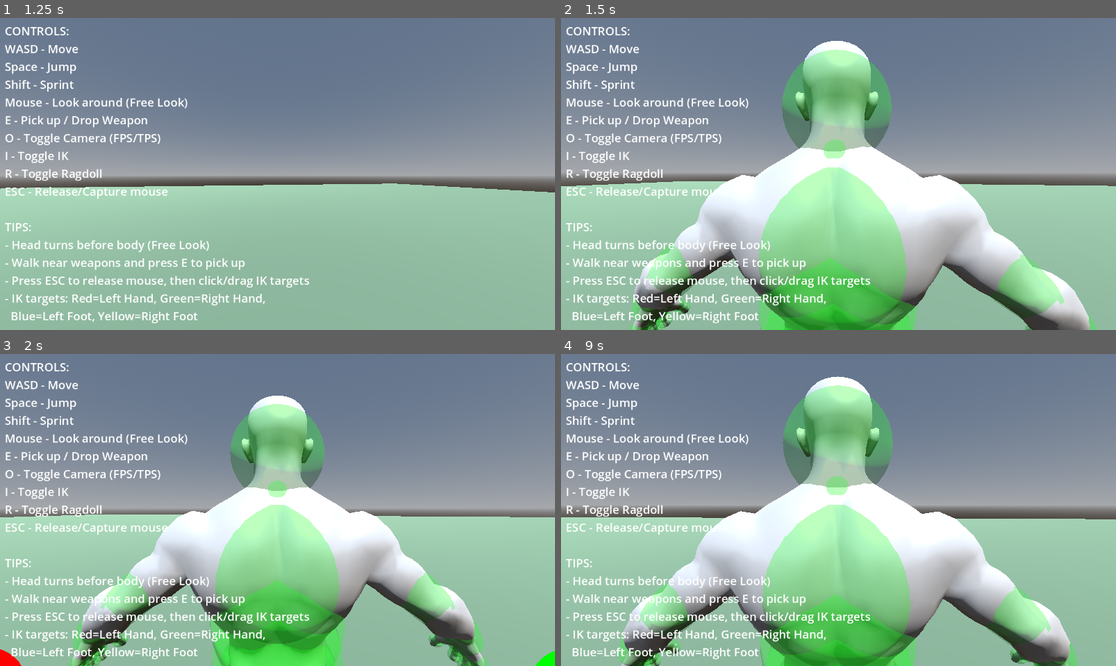
Above: before the commit, frames 1-4 (two rows, left to right).
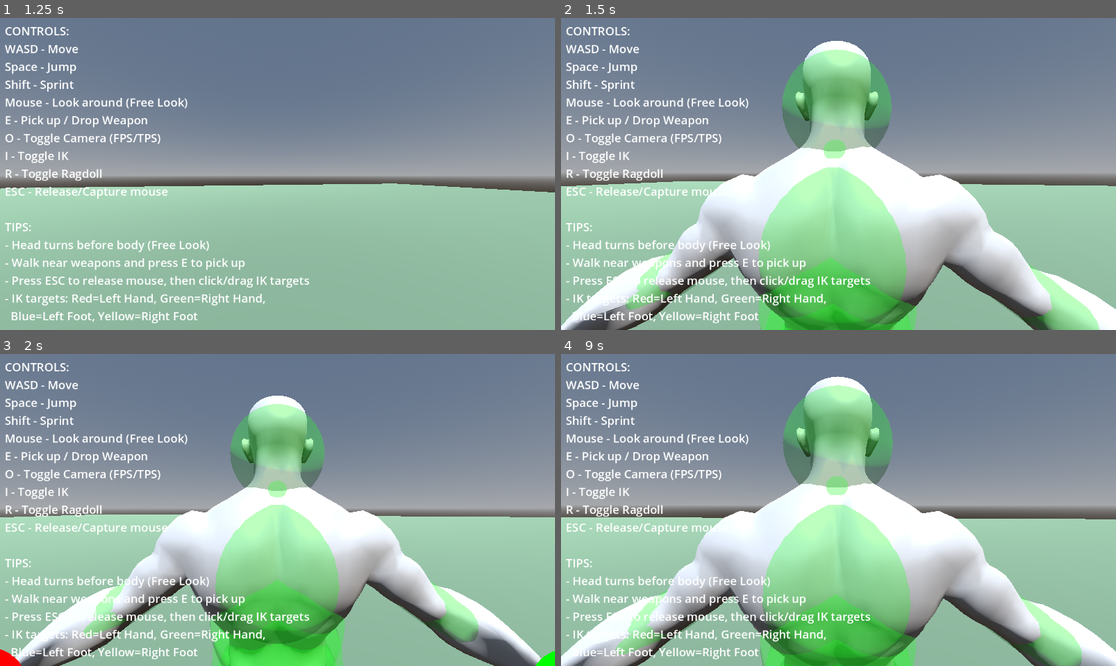
Above: after the commit, the same moments.

Repository: lmf-git/fpsikanimragdoll
Game: Godot game, scene res://world.tscn
Two runs of this game, one before a commit and one after it. Both use one fixed random seed, a clock stepped at 60 frames per second and the inputs below.
Inputs (mouse positions are in pixels of both pictures, inside the frame that each line leads up to):
- Up to frame 1 (1.25 s): tap Enter at 0.5 s; move the mouse to (305, 174) at 0.52 s; hold W (move_forward) from 0.53 s (still down); hold Shift (sprint) from 0.53 s (still down); click (305, 174) at 0.67 s; tap Space (jump) at 0.77 s
- Up to frame 2 (1.5 s): keep holding W (move_forward); move the mouse to (810, 174) at 1.27 s; release Shift (sprint) at 1.28 s; tap O (toggle_camera) at 1.35 s
- Up to frame 3 (2 s): keep holding W (move_forward); tap Space (jump) at 1.52 s
- Up to frame 4 (9 s): move the mouse to (849, 503) at 2.02 s; hold I (toggle_ik) 2.03-2.78 s; move the mouse to (832, 516) at 2.77 s; tap R (toggle_ragdoll) at 2.85 s; click (832, 516) at 2.92 s; tap Space (jump) at 3.02, 3.77, 4.52, 5.75, 6.02, 6.77, 7.52, 8 s; move the mouse to (877, 513) at 3.52 s; tap E at 3.6, 7.35 s; move the mouse to (794, 506) at 4.27 s; tap Shift (sprint) at 4.35 s; move the mouse to (844, 510) at 5.02 s; hold O (toggle_camera) 5.03-5.78 s; click (844, 510) at 5.17 s; move the mouse to (816, 503) at 5.77 s; release W (move_forward) at 5.78 s; hold D (move_right) 5.78-6.53 s; tap I (toggle_ik) at 5.85 s; tap Enter at 6.5 s; move the mouse to (866, 510) at 6.52 s; hold R (toggle_ragdoll) 6.53-7.28 s; hold W (move_forward) 6.53-8.78 s; move the mouse to (810, 510) at 7.27 s; click (810, 510) at 7.42 s; move the mouse to (849, 503) at 8.02 s; hold Shift (sprint) 8.03-8.78 s; move the mouse to (832, 516) at 8.77 s; hold A (move_left) from 8.78 s (still down); tap O (toggle_camera) at 8.85 s

Frame 1 is identical in both runs. In frame 2, 5.5% of the frame differs, in the area x 0-100%, y 43-100%; in frame 3, 6.0%, in the area x 2-98%, y 42-100%; in frame 4, 5.4%.

Commit message:
Fix IK system by creating nodes at runtime
The issue was that SkeletonIK3D nodes couldn't be added to the Skeleton3D
inside an instanced scene (character.gltf) via the .tscn file.

Solution:
- Removed SkeletonIK3D nodes from character.tscn
- Created new _create_ik_system() function in character_controller.gd
- IK nodes now created at runtime after skeleton is found
- Properly links to IK target Area3D nodes using set_target_node()

IK configuration (created for all 4 limbs):
- LeftHandIK: L_Shoulder -> L_Hand
- RightHandIK: R_Shoulder -> R_Hand
- LeftFootIK: L_Upper_Leg -> L_Foot
- RightFootIK: R_Upper_Leg -> R_Foot

All with interpolation: 0.5, max_iterations: 10

IK now properly affects skeleton when targets are dragged.

Diff:
--- a/character.tscn
+++ b/character.tscn
@@ -31,10 +31,6 @@
 body_rotation_speed = 8.0
 free_look_threshold = 45.0
 ik_enabled = true
-left_hand_ik = NodePath("Model/Skeleton3D/LeftHandIK")
-right_hand_ik = NodePath("Model/Skeleton3D/RightHandIK")
-left_foot_ik = NodePath("Model/Skeleton3D/LeftFootIK")
-right_foot_ik = NodePath("Model/Skeleton3D/RightFootIK")
 ragdoll_enabled = false
 
 [node name="CollisionShape3D" type="CollisionShape3D" parent="."]
@@ -43,34 +39,6 @@
 
 [node name="Model" parent="." instance=ExtResource("1")]
 transform = Transform3D(-1, 0, 0, 0, 1, 0, 0, 0, -1, 0, 0, 0)
-
-[node name="LeftHandIK" type="SkeletonIK3D" parent="Model/Skeleton3D"]
-root_bone = "characters3d.com___L_Shoulder"
-tip_bone = "characters3d.com___L_Hand"
-target_node = NodePath("../../../IKTargets/LeftHandTarget")
-interpolation = 0.5
-max_iterations = 10
-
-[node name="RightHandIK" type="SkeletonIK3D" parent="Model/Skeleton3D"]
-root_bone = "characters3d.com___R_Shoulder"
-tip_bone = "characters3d.com___R_Hand"
-target_node = NodePath("../../../IKTargets/RightHandTarget")
-interpolation = 0.5
-max_iterations = 10
-
-[node name="LeftFootIK" type="SkeletonIK3D" parent="Model/Skeleton3D"]
-root_bone = "characters3d.com___L_Upper_Leg"
-tip_bone = "characters3d.com___L_Foot"
-target_node = NodePath("../../../IKTargets/LeftFootTarget")
-interpolation = 0.5
-max_iterations = 10
-
-[node name="RightFootIK" type="SkeletonIK3D" parent="Model/Skeleton3D"]
-root_bone = "characters3d.com___R_Upper_Leg"
-tip_bone = "characters3d.com___R_Foot"
-target_node = NodePath("../../../IKTargets/RightFootTarget")
-interpolation = 0.5
-max_iterations = 10
 
 [node name="FPSCamera" type="Camera3D" parent="."]
 transform = Transform3D(1, 0, 0, 0, 1, 0, 0, 0, 1, 0, 1.6, 0)
--- a/character_controller.gd
+++ b/character_controller.gd
@@ -136,6 +136,10 @@
 	print("TPS Camera: ", tps_camera)
 	print("Initial camera mode: ", camera_mode)
 
+	# Create IK system at runtime
+	if skeleton:
+		_create_ik_system()
+
 	# Print IK setup
 	print("\n=== IK Setup ===")
 	print("IK enabled: ", ik_enabled)
@@ -170,6 +174,74 @@
 		if result:
 			return result
 	return null
+
+func _create_ik_system():
+	"""Create SkeletonIK3D nodes at runtime and link them to targets"""
+	print("\n=== Creating IK System ===")
+
+	# Find IK target nodes
+	var ik_targets_node = get_node_or_null("IKTargets")
+	if not ik_targets_node:
+		print("ERROR: IKTargets node not found!")
+		return
+
+	var left_hand_target = ik_targets_node.get_node_or_null("LeftHandTarget")
+	var right_hand_target = ik_targets_node.get_node_or_null("RightHandTarget")
+	var left_foot_target = ik_targets_node.get_node_or_null("LeftFootTarget")
+	var right_foot_target = ik_targets_node.get_node_or_null("RightFootTarget")
+
+	print("Found targets - LH: ", left_hand_target, ", RH: ", right_hand_target,
+	      ", LF: ", left_foot_target, ", RF: ", right_foot_target)
+
+	# Create LeftHandIK
+	if left_hand_target:
+		left_hand_ik = SkeletonIK3D.new()
+		left_hand_ik.name = "LeftHandIK"
+		left_hand_ik.root_bone = "characters3d.com___L_Shoulder"
+		left_hand_ik.tip_bone = "characters3d.com___L_Hand"
+		left_hand_ik.interpolation = 0.5
+		left_hand_ik.max_iterations = 10
+		skeleton.add_child(left_hand_ik)
+		left_hand_ik.set_target_node(left_hand_target.get_path())
+		print("Created LeftHandIK")
+
+	# Create RightHandIK
+	if right_hand_target:
+		right_hand_ik = SkeletonIK3D.new()
+		right_hand_ik.name = "RightHandIK"
+		right_hand_ik.root_bone = "characters3d.com___R_Shoulder"
+		right_hand_ik.tip_bone = "characters3d.com___R_Hand"
+		right_hand_ik.interpolation = 0.5
+		right_hand_ik.max_iterations = 10
+		skeleton.add_child(right_hand_ik)
+		right_hand_ik.set_target_node(right_hand_target.get_path())
+		print("Created RightHandIK")
+
+	# Create LeftFootIK
+	if left_foot_target:
+		left_foot_ik = SkeletonIK3D.new()
+		left_foot_ik.name = "LeftFootIK"
+		left_foot_ik.root_bone = "characters3d.com___L_Upper_Leg"
+		left_foot_ik.tip_bone = "characters3d.com___L_Foot"
+		left_foot_ik.interpolation = 0.5
+		left_foot_ik.max_iterations = 10
+		skeleton.add_child(left_foot_ik)
+		left_foot_ik.set_target_node(left_foot_target.get_path())
+		print("Created LeftFootIK")
+
+	# Create RightFootIK
+	if right_foot_target:
+		right_foot_ik = SkeletonIK3D.new()
+		right_foot_ik.name = "RightFootIK"
+		right_foot_ik.root_bone = "characters3d.com___R_Upper_Leg"
+		right_foot_ik.tip_bone = "characters3d.com___R_Foot"
+		right_foot_ik.interpolation = 0.5
+		right_foot_ik.max_iterations = 10
+		skeleton.add_child(right_foot_ik)
+		right_foot_ik.set_target_node(right_foot_target.get_path())
+		print("Created RightFootIK")
+
+	print("=== IK System Created ===\n")
 
 func _create_ragdoll_bones():
 	print("\n=== Creating Ragdoll Bones at Runtime ===")
